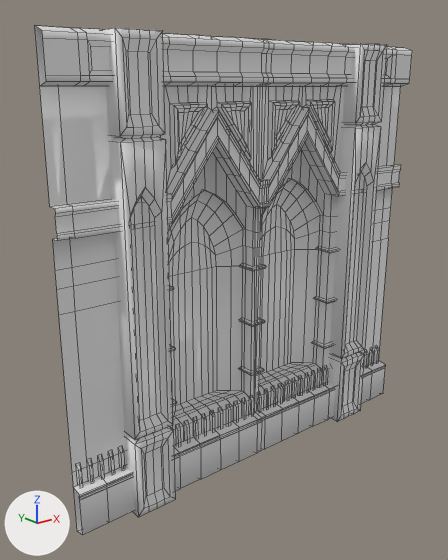
One commit to the FBX model Assets/Project/Art/Environment/Kit Jardins/WallTower/SM_WallTower_02.fbx: the scene before it, then after it.
The view is the same before and after, from a 50 mm lens placed at (-3.57, -11.46, 14.24), pointed at (3.52, -2.6, 10.7). The lights are fixed; the arrows at lower left show +X, +Y and +Z. Mesh edges are drawn as thin lines. Where no turn or scale is listed for an object, it has been applied to the vertices.

Script lines for the objects in view, before the commit:
```python
me_sm_walltower_02 = bpy.data.meshes.new('SM_WallTower_02')
me_sm_walltower_02.from_pydata(...)  # 1701 vertices, 1448 faces; spans x 0.0..8.0, y -0.34..0.62, z 0.0..8.0
ob_sm_walltower_02 = bpy.data.objects.new('SM_WallTower_02', me_sm_walltower_02)
ob_sm_walltower_02.location = (0.0, -3.0, 7.0)
```
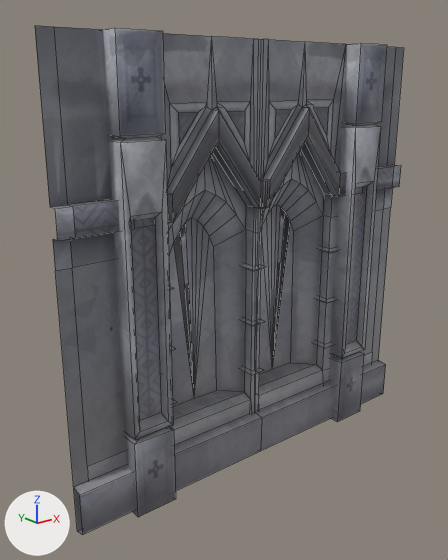
The newer file is also turned or shifted as a whole; pictures and numbers use the older file's frame.

Boxes [x1, y1, x2, y2] around the edits, measured in the pictures (448 x 560 px):
'SM_WallTower_02', reshaped
    before: [35, 26, 412, 534]
    after: [35, 26, 404, 534]
part 1 of me_sm_walltower_02, deleted
    before: [36, 26, 412, 487]
part 2 of me_sm_walltower_02, deleted
    before: [55, 28, 401, 534]
part 3 of me_sm_walltower_02, recoloured
    both: [35, 26, 401, 516]

What the commit changed:
Picture 'T_WallTower_D.png' (img_t_walltower_d_png) is new.
Material 'T_WallTower.001' (mat_t_walltower_001) is new.
Its texture is img_t_walltower_d_png.
me_sm_walltower_02 is used by ob_sm_walltower_02; location (0.0, -3.0, 7.0).
me_sm_walltower_02 had 1701 vertices, 1448 faces and spanned x 0.0..8.0, y -0.34..0.62, z 0.0..8.0.
me_sm_walltower_02 now has 386 vertices, 300 faces and spans x 0.0..8.0, y -0.34..0.62, z 0.0..8.0.
me_sm_walltower_02 part 1: 41 loose pieces with 448 vertices, spanning x 0.0..8.0, y -0.22..0.02, z 0.82..8.0, are deleted.
me_sm_walltower_02 part 2: 867 vertices removed from x 0.0..8.0, y -0.34..0.62, z 0.0..8.0.
me_sm_walltower_02 part 3: 92 faces spanning x 0.0..8.0, y -0.34..0.21, z 0.0..8.0 switch from no material to mat_t_walltower_001 (picture img_t_walltower_d_png).
